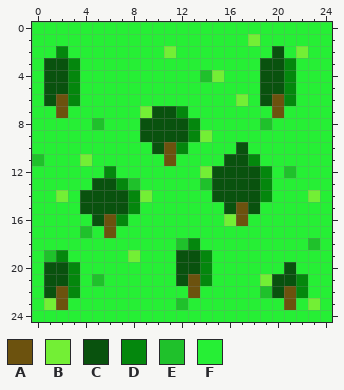
File history of a pixel-art sprite, app/assets/images/shrub.png. That is the earlier state.
The file is 25x25 pixels.
Palette (. is transparent): A #6c520e  B #73ef35  C #09520e  D #04870d  E #1fc12b  F #26ef35
Pixels before, first column x 0:
 0 FFFFFFFFFFFFFFFFFFFFFFFFF
 1 FFFFFFFFFFFFFFFFFFBFFFFFF
 2 FFDFFFFFFFFBFFFFFFFFCFBFF
 3 FCCDFFFFFFFFFFFFFFFCCDFFF
 4 FCCDFFFFFFFFFFEBFFFCCDFFF
 5 FCCDFFFFFFFFFFFFFFFCCDFFF
 6 FCADFFFFFFFFFFFFFBFCADFFF
 7 FFAFFFFFFBCCDFFFFFFFAFFFF
 8 FFFFFEFFFCCCCDFFFFFEFFFFF
 9 FFFFFFFFFCCCCDBFFFFFFFFFF
10 FFFFFFFFFFCADFFFFCFFFFFFF
11 EFFFBFFFFFFAFFFFCCDFFFFFF
12 FFFFFFDFFFFFFFBCCCCDFEFFF
13 FFFFFCCDEFFFFFECCCCDFFFFF
14 FFBFCCCCDBFFFFFCCCCDFFFBF
15 FFFFCCCCDFFFFFFFCACFFFFFF
16 FFFFFCADFFFFFFFFBAFFFFFFF
17 FFFFEFAFFFFFFFFFFFFFFFFFF
18 FFFFFFFFFFFFEDFFFFFFFFFEF
19 FEDFFFFFBFFFCCDFFFFFFFFFF
20 FCCDFFFFFFFFCCDFFFFFFCFFF
21 FCCDFEFFFFFFCADFFFFBCCDFF
22 FCADFFFFFFFFFAFFFFFECADFF
23 FBAFFFFFFFFFEFFFFFFFFAFBF
24 FFFFFFFFFFFFFFFFFFFFFFFFF
After the commit:
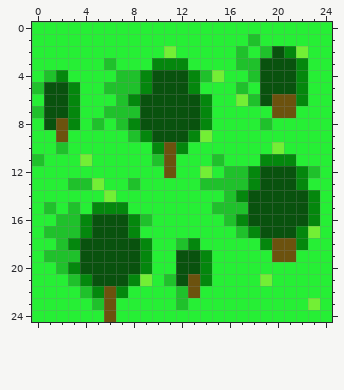
The edit:
Changed rows in their new state; - is an unchanged pixel.
first column x 0:
 1 ------------------E-----
 2 --F--------------E-E-D--
 3 -FFF--E---DDD----EE--CD-
 4 -EDF---EEDCCCD----E--CD-
 5 E-----EEEDCCCD---E---CD-
 6 --C----EDCCCCCD---E--AD-
 7 ECCD--EEEC--CCD------A--
 8 -CAD---ED----CD---------
 9 --A-----ED--------------
10 --E-------D------F--B---
11 ----------E----EFFFDDD--
12 ------F----A---FEEDCCCDE
13 ---EEBFF-------EEEDCCCD-
14 --F-FFBFFF-----FED-CCCCD
15 -E-EFDDDF------EEE-CCCCD
16 --EED-CCDE------EDCCCCCD
17 -EEEDCCCD--------EDCCCDB
18 --EDCCCCCD---------DAADF
19 --EECCCCCD----------AA--
20 -FE-CCCCCD-----------F--
21 -FFEDCCCDB-E--------FFF-
22 -FFFEDAD----E------FFFF-
23 -FF--EA--------------F--
24 ------A-----------------
Pixel boxes of the changes (left, top, right, bottom) in both pictures:
changed: (32, 34, 320, 322)
